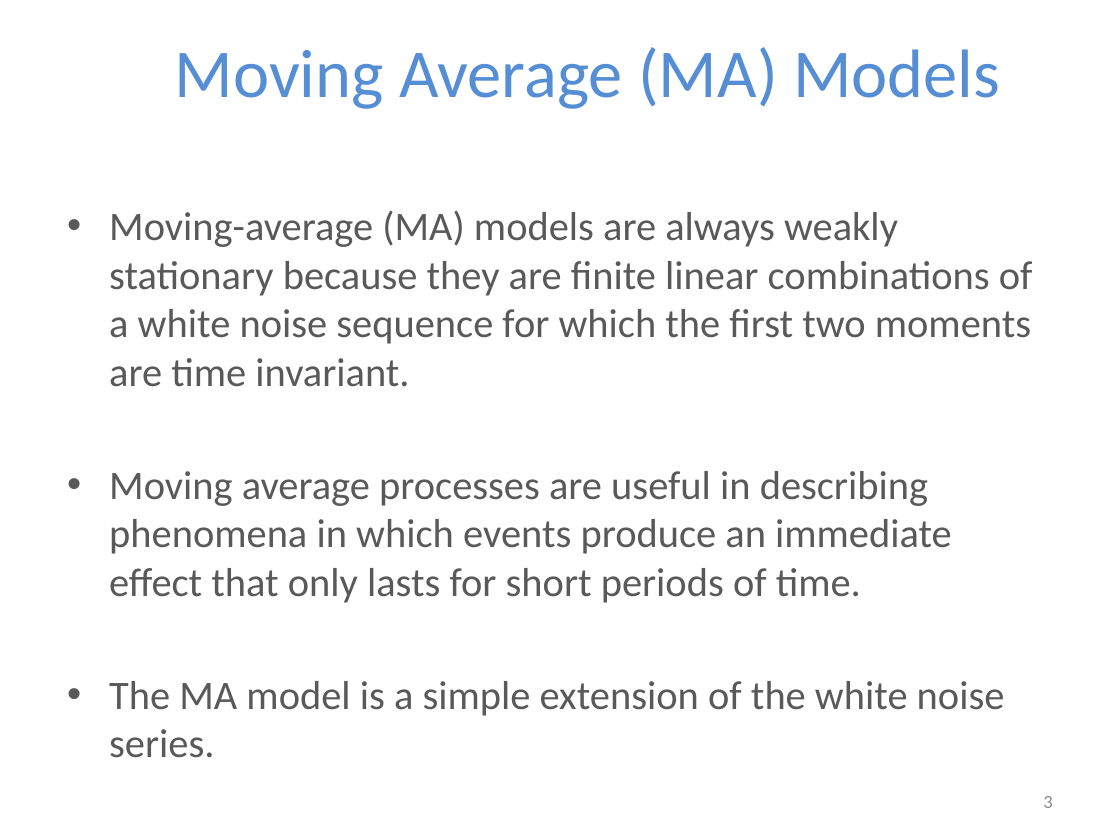
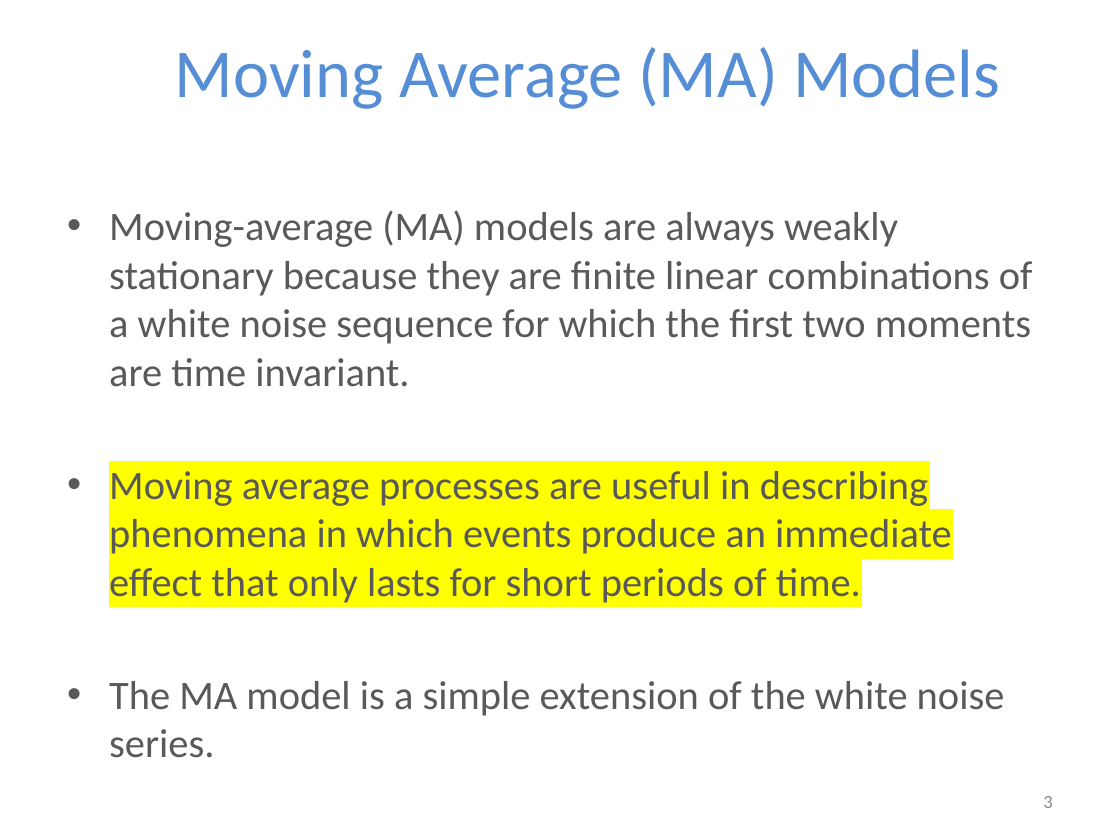
Before and after one commit to XiangYang95/Econ-144, a slide deck: slide 3 of Week 5/Econ144_Lec9.pptx. Drawn at 1120x840 pixels with LibreOffice and Linux fonts; fonts in the diff are those of the drawing. Boxes give left, top, right and bottom in pixels: in the first picture for what was removed or moved away, otherwise in the second. Text is boxed around its words. In the diff, an @@ line names an element or a change of style, - is before the commit and + after.

```diff
--- a/Week 5/Econ144_Lec9.pptx
+++ b/Week 5/Econ144_Lec9.pptx
@@ text at (109,471,952,603): highlight none to #FFFF00 in "Moving average processes are useful in describing ..." @@
```
Also in this commit, not shown: 2 other slides changed, 22 other files.
